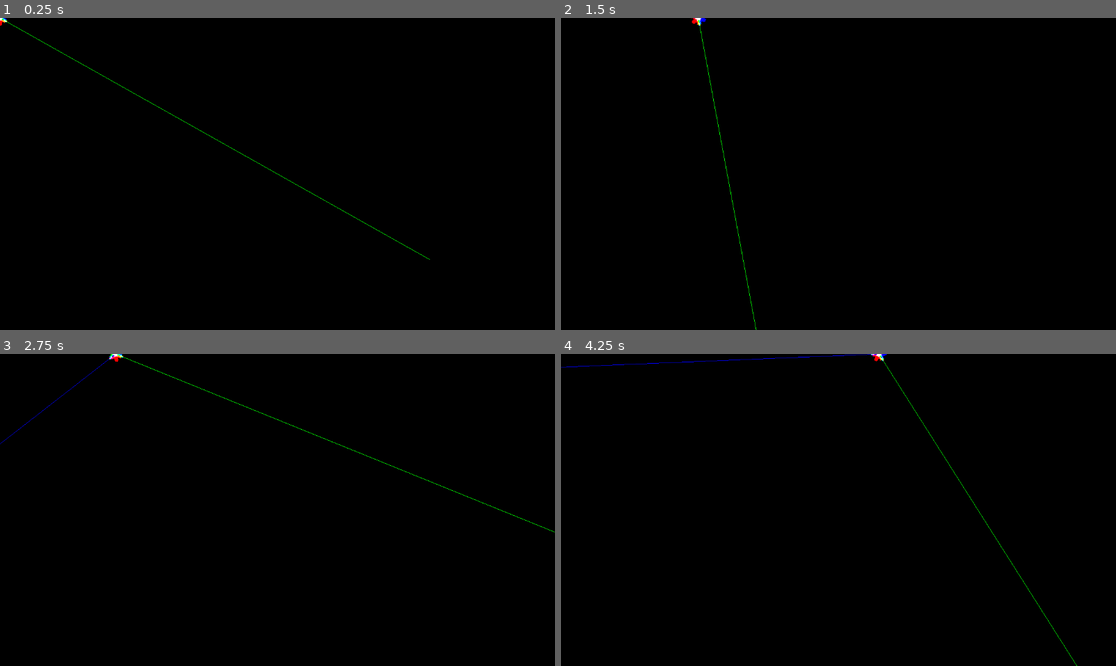
Above: before the commit, frames 1-4 (two rows, left to right).
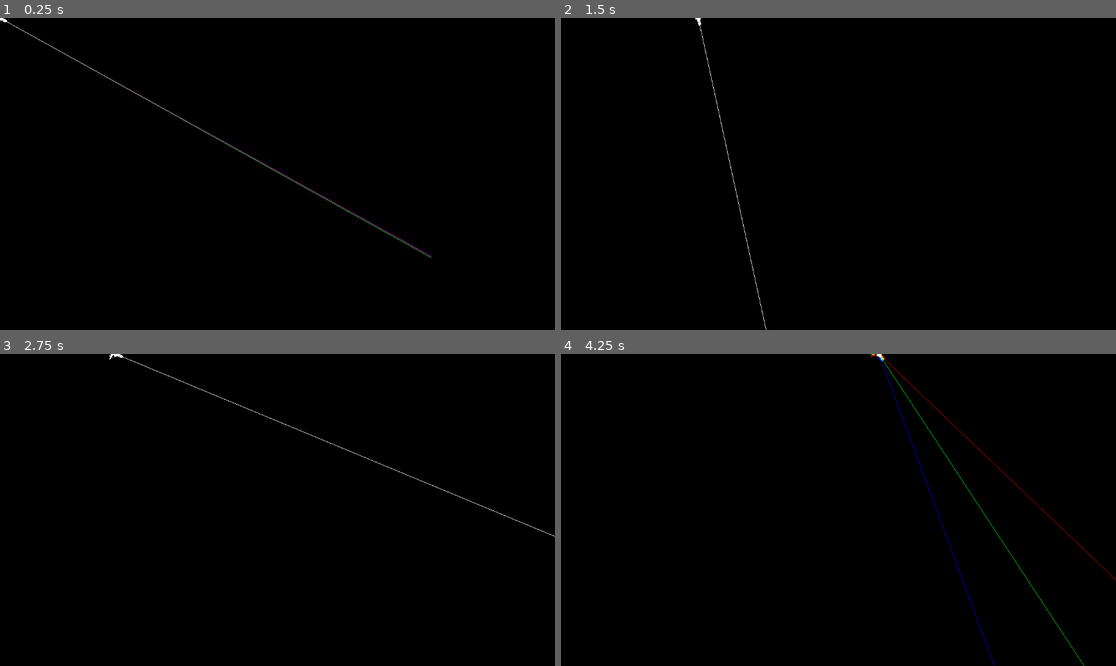
Above: after the commit, the same moments.

Repository: Essojadojef/a-standard-deviation
Game: Godot game, scene res://spaceships/test.tscn
Two runs of this game, one before a commit and one after it. Both use one fixed random seed, a clock stepped at 60 frames per second and the inputs below. Before the commit the project starts from res://spaceship.tscn.
Inputs (mouse positions are in pixels of both pictures, inside the frame that each line leads up to):
- Up to frame 1 (0.25 s): no input
- Up to frame 2 (1.5 s): tap Enter (ui_accept) at 0.5, 0.77 s; move the mouse to (960, 158) at 0.52 s; hold Right (ui_right) from 0.53 s (still down); move the mouse to (727, 189) at 1.27 s
- Up to frame 3 (2.75 s): tap Enter (ui_accept) at 1.52 s; move the mouse to (333, 441) at 2.02 s; release Right (ui_right) at 2.03 s; hold Left (ui_left) from 2.03 s (still down)
- Up to frame 4 (4.25 s): move the mouse to (810, 572) at 2.77 s; release Left (ui_left) at 2.78 s; hold Right (ui_right) from 2.78 s (still down); tap Enter (ui_accept) at 3.02, 3.77 s; move the mouse to (1005, 556) at 3.52 s; tap Tab (commute_formation, bound only after the commit) at 4.15 s

The runs differ from the first frame. In frame 1, 0.6% of the frame differs, in the area x 0-78%, y 0-78%; in frame 2, 0.4%; in frame 3, 0.6%; in frame 4, 0.9%, in the area x 0-100%, y 0-100%.

Commit message:
Added spaceship folder, formations.

Diff:
--- a/project.godot
+++ b/project.godot
@@ -11,13 +11,50 @@
 [application]
 
 config/name="spectra"
-run/main_scene="res://spaceship.tscn"
+run/main_scene="res://spaceships/test.tscn"
 config/features=PackedStringArray("4.2", "GL Compatibility")
 config/icon="res://icon.svg"
+
+[input]
+
+move_left={
+"deadzone": 0.5,
+"events": [Object(InputEventKey,"resource_local_to_scene":false,"resource_name":"","device":-1,"window_id":0,"alt_pressed":false,"shift_pressed":false,"ctrl_pressed":false,"meta_pressed":false,"pressed":false,"keycode":0,"physical_keycode":65,"key_label":0,"unicode":97,"echo":false,"script":null)
+]
+}
+move_right={
+"deadzone": 0.5,
+"events": [Object(InputEventKey,"resource_local_to_scene":false,"resource_name":"","device":-1,"window_id":0,"alt_pressed":false,"shift_pressed":false,"ctrl_pressed":false,"meta_pressed":false,"pressed":false,"keycode":0,"physical_keycode":68,"key_label":0,"unicode":100,"echo":false,"script":null)
+]
+}
+move_up={
+"deadzone": 0.5,
+"events": [Object(InputEventKey,"resource_local_to_scene":false,"resource_name":"","device":-1,"window_id":0,"alt_pressed":false,"shift_pressed":false,"ctrl_pressed":false,"meta_pressed":false,"pressed":false,"keycode":0,"physical_keycode":87,"key_label":0,"unicode":119,"echo":false,"script":null)
+]
+}
+move_down={
+"deadzone": 0.5,
+"events": [Object(InputEventKey,"resource_local_to_scene":false,"resource_name":"","device":-1,"window_id":0,"alt_pressed":false,"shift_pressed":false,"ctrl_pressed":false,"meta_pressed":false,"pressed":false,"keycode":0,"physical_keycode":83,"key_label":0,"unicode":115,"echo":false,"script":null)
+]
+}
+rotate_cw={
+"deadzone": 0.5,
+"events": [Object(InputEventKey,"resource_local_to_scene":false,"resource_name":"","device":-1,"window_id":0,"alt_pressed":false,"shift_pressed":false,"ctrl_pressed":false,"meta_pressed":false,"pressed":false,"keycode":0,"physical_keycode":69,"key_label":0,"unicode":101,"echo":false,"script":null)
+]
+}
+rotate_ccw={
+"deadzone": 0.5,
+"events": [Object(InputEventKey,"resource_local_to_scene":false,"resource_name":"","device":-1,"window_id":0,"alt_pressed":false,"shift_pressed":false,"ctrl_pressed":false,"meta_pressed":false,"pressed":false,"keycode":0,"physical_keycode":81,"key_label":0,"unicode":113,"echo":false,"script":null)
+]
+}
+commute_formation={
+"deadzone": 0.5,
+"events": [Object(InputEventKey,"resource_local_to_scene":false,"resource_name":"","device":-1,"window_id":0,"alt_pressed":false,"shift_pressed":false,"ctrl_pressed":false,"meta_pressed":false,"pressed":false,"keycode":0,"physical_keycode":4194306,"key_label":0,"unicode":0,"echo":false,"script":null)
+]
+}
 
 [rendering]
 
 textures/canvas_textures/default_texture_filter=0
-renderer/rendering_method="gl_compatibility"
 renderer/rendering_method.mobile="gl_compatibility"
 environment/defaults/default_clear_color=Color(0, 0, 0, 1)
--- a/spaceship.tscn
+++ /dev/null
@@ -1,60 +0,0 @@
-[gd_scene load_steps=6 format=3 uid="uid://ckf2xxh70s2f3"]
-
-[ext_resource type="Texture2D" uid="uid://cul88yj582qns" path="res://spaceship_2.png" id="1_7a2wo"]
-[ext_resource type="Script" path="res://spaceship.gd" id="1_c7e3v"]
-[ext_resource type="Gradient" uid="uid://b37nsfxbm2eef" path="res://color_spectrum.tres" id="2_uhg8q"]
-
-[sub_resource type="CanvasItemMaterial" id="CanvasItemMaterial_1utq4"]
-blend_mode = 1
-
-[sub_resource type="CircleShape2D" id="CircleShape2D_1yeqw"]
-radius = 8.0
-
-[node name="Node2D" type="Node2D"]
-
-[node name="CharacterBody2D" type="CharacterBody2D" parent="."]
-modulate = Color(0, 1, 0, 1)
-material = SubResource("CanvasItemMaterial_1utq4")
-collision_mask = 0
-motion_mode = 1
-script = ExtResource("1_c7e3v")
-color_spectrum = ExtResource("2_uhg8q")
-
-[node name="Sprite2D" type="Sprite2D" parent="CharacterBody2D"]
-use_parent_material = true
-texture = ExtResource("1_7a2wo")
-
-[node name="CollisionShape2D" type="CollisionShape2D" parent="CharacterBody2D"]
-shape = SubResource("CircleShape2D_1yeqw")
-
-[node name="CharacterBody2D2" type="CharacterBody2D" parent="."]
-modulate = Color(0, 0, 1, 1)
-material = SubResource("CanvasItemMaterial_1utq4")
-collision_mask = 0
-motion_mode = 1
-script = ExtResource("1_c7e3v")
-color_shift = 0.5
-color_spectrum = ExtResource("2_uhg8q")
-
-[node name="Sprite2D" type="Sprite2D" parent="CharacterBody2D2"]
-use_parent_material = true
-texture = ExtResource("1_7a2wo")
-
-[node name="CollisionShape2D" type="CollisionShape2D" parent="CharacterBody2D2"]
-shape = SubResource("CircleShape2D_1yeqw")
-
-[node name="CharacterBody2D3" type="CharacterBody2D" parent="."]
-modulate = Color(1, 0, 0, 1)
-material = SubResource("CanvasItemMaterial_1utq4")
-collision_mask = 0
-motion_mode = 1
-script = ExtResource("1_c7e3v")
-color_shift = -0.5
-color_spectrum = ExtResource("2_uhg8q")
-
-[node name="Sprite2D" type="Sprite2D" parent="CharacterBody2D3"]
-use_parent_material = true
-texture = ExtResource("1_7a2wo")
-
-[node name="CollisionShape2D" type="CollisionShape2D" parent="CharacterBody2D3"]
-shape = SubResource("CircleShape2D_1yeqw")
--- /dev/null
+++ b/spaceships/ship.tscn
@@ -0,0 +1,26 @@
+[gd_scene load_steps=6 format=3 uid="uid://blae8gw2d70l3"]
+
+[ext_resource type="Script" path="res://spaceships/spaceship.gd" id="1_ut0q0"]
+[ext_resource type="Gradient" uid="uid://b37nsfxbm2eef" path="res://color_spectrum.tres" id="2_eq32w"]
+[ext_resource type="Texture2D" uid="uid://cul88yj582qns" path="res://spaceships/spaceship_2.png" id="3_1u654"]
+
+[sub_resource type="CanvasItemMaterial" id="CanvasItemMaterial_1utq4"]
+blend_mode = 1
+
+[sub_resource type="CircleShape2D" id="CircleShape2D_1yeqw"]
+radius = 8.0
+
+[node name="CharacterBody2D" type="CharacterBody2D"]
+modulate = Color(0, 1, 0, 1)
+material = SubResource("CanvasItemMaterial_1utq4")
+collision_mask = 0
+motion_mode = 1
+script = ExtResource("1_ut0q0")
+color_spectrum = ExtResource("2_eq32w")
+
+[node name="Sprite2D" type="Sprite2D" parent="."]
+use_parent_material = true
+texture = ExtResource("3_1u654")
+
+[node name="CollisionShape2D" type="CollisionShape2D" parent="."]
+shape = SubResource("CircleShape2D_1yeqw")
--- a/spaceship.gd
+++ b/spaceships/spaceship.gd
@@ -15,6 +15,19 @@
 var color_shift: float = 0
 @export
 var color_spectrum: Gradient
+
+var formation: int
+
+func _ready() -> void:
+	if color_shift == 0:
+		spawn_clones.call_deferred(3, 1)
+
+func spawn_clones(n: int, spread: float):
+	for i in range(1, n):
+		var shift: float = ceil(float(i) / 2) * (1 if i % 2 else -1)
+		var node = load("res://spaceships/ship.tscn").instantiate()
+		node.color_shift += shift * spread / 2
+		get_parent().add_child(node)
 
 func _process(delta: float) -> void:
 	#modulate = Color().from_hsv(clamp(shift + 1, 0, 2) / 3, 1.0 - base_level, peak_level)
@@ -44,12 +57,28 @@
 		velocity = velocity.move_toward(Vector2(), movement_speed)
 
 	var forw_vector = (get_global_mouse_position() - global_position).normalized()
-	forw_vector = forw_vector.rotated(color_shift * 2 * TAU / 3)
+	var forw_vector_angle = forw_vector.angle()
+
+	# formations
+	if formation == 1:
+		forw_vector_angle += (color_shift * 2 * PI / 12)
+	if formation == 2:
+		forw_vector_angle += (color_shift * 2 * TAU / 3)
+
+	var angle = angle_difference(transform.y.angle() + PI, forw_vector_angle)
+	rotate(angle * 20 * delta)
+
+	"""forw_vector = lerp(-transform.y, forw_vector, .5).normalized()
+
 	var right_vector = forw_vector.rotated(PI / 2)
 	transform.y = -forw_vector
-	transform.x = right_vector
+	transform.x = right_vector"""
 
 	move_and_slide()
 
 func _draw() -> void:
 	draw_line(Vector2(), Vector2.UP * 1024, Color.WHITE)
+
+func _input(event: InputEvent) -> void:
+	if event.is_action_pressed("commute_formation"):
+		formation = (formation + 1) % 3
--- /dev/null
+++ b/spaceships/test.tscn
@@ -0,0 +1,13 @@
+[gd_scene load_steps=3 format=3 uid="uid://ckf2xxh70s2f3"]
+
+[ext_resource type="PackedScene" uid="uid://blae8gw2d70l3" path="res://spaceships/ship.tscn" id="1_jhkp7"]
+[ext_resource type="AudioStream" uid="uid://dg1imm5j7b2uf" path="res://music/Seaside exploration r2.wav.ogg" id="4_mglmp"]
+
+[node name="Node2D" type="Node2D"]
+
+[node name="CharacterBody2D" parent="." instance=ExtResource("1_jhkp7")]
+
+[node name="AudioStreamPlayer" type="AudioStreamPlayer" parent="."]
+stream = ExtResource("4_mglmp")
+autoplay = true
+bus = &"BGM"
Renamed: spaceship.png -> spaceships/spaceship.png
Not shown, changed: spaceships/spaceship.png.import
Renamed: spaceship_2.png -> spaceships/spaceship_2.png
Not shown, changed: spaceships/spaceship_2.png.import
Renamed: spaceship_3.png -> spaceships/spaceship_3.png
Not shown, changed: spaceships/spaceship_3.png.import
